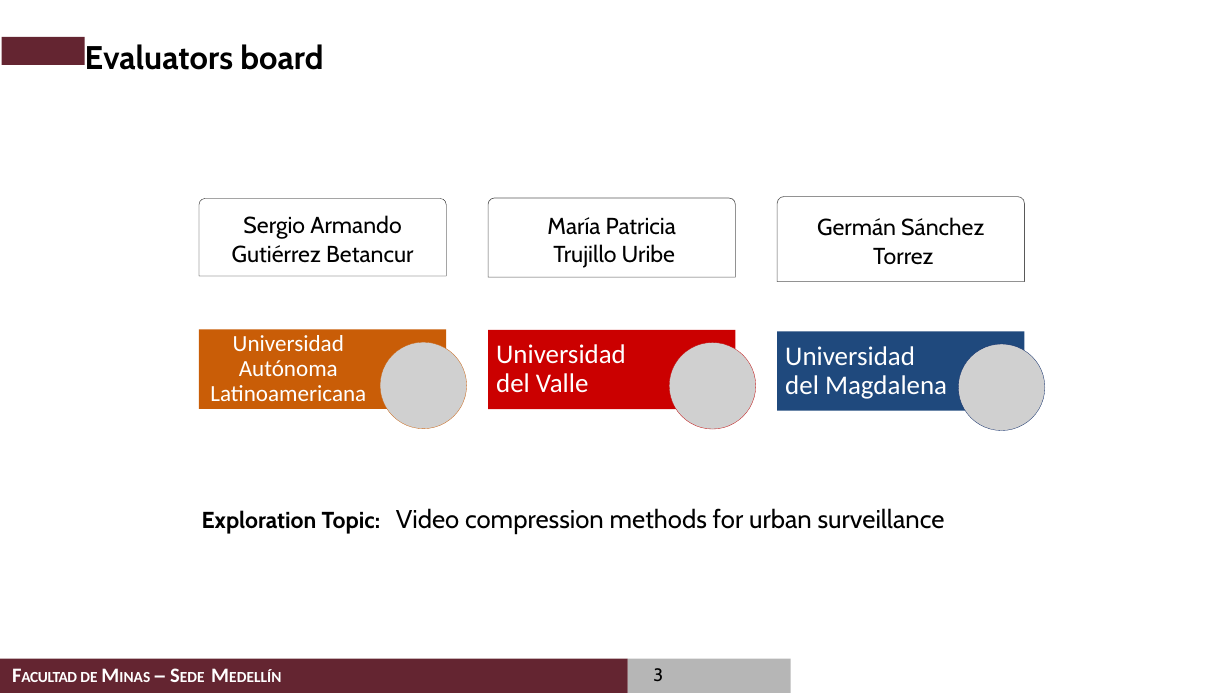
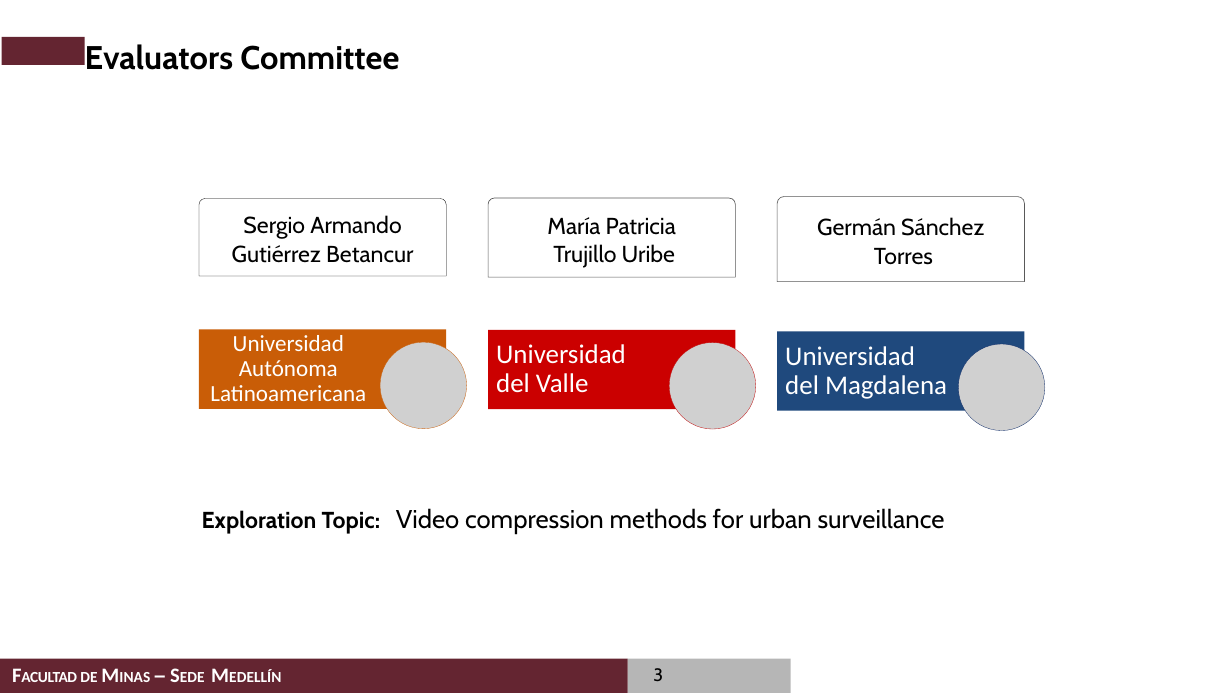
Before and after one commit to casalazarh/Examen-de-Calificacion-2020, a slide deck: slide 3 of presentation/Examen de Calificacion de Doctorado_Carlos_Alberto_Salazar.pptx. Drawn at 1232x693 pixels with LibreOffice and Linux fonts; fonts in the diff are those of the drawing; grey boxes stand for pictures; background and template pictures are left out. Boxes give left, top, right and bottom in pixels: in the first picture for what was removed or moved away, otherwise in the second. Text is boxed around its words. In the diff, an @@ line names an element or a change of style, - is before the commit and + after.

```diff
--- a/presentation/Examen de Calificacion de Doctorado_Carlos_Alberto_Salazar.pptx
+++ b/presentation/Examen de Calificacion de Doctorado_Carlos_Alberto_Salazar.pptx
@@ title at (85, 44, 399, 70): text changed @@
-Evaluators board
+Evaluators Committee
@@ text at (874, 248, 933, 265): text changed @@
-  Torrez
+  Torres
```
Also in this commit, not shown: 14 other slides changed.
